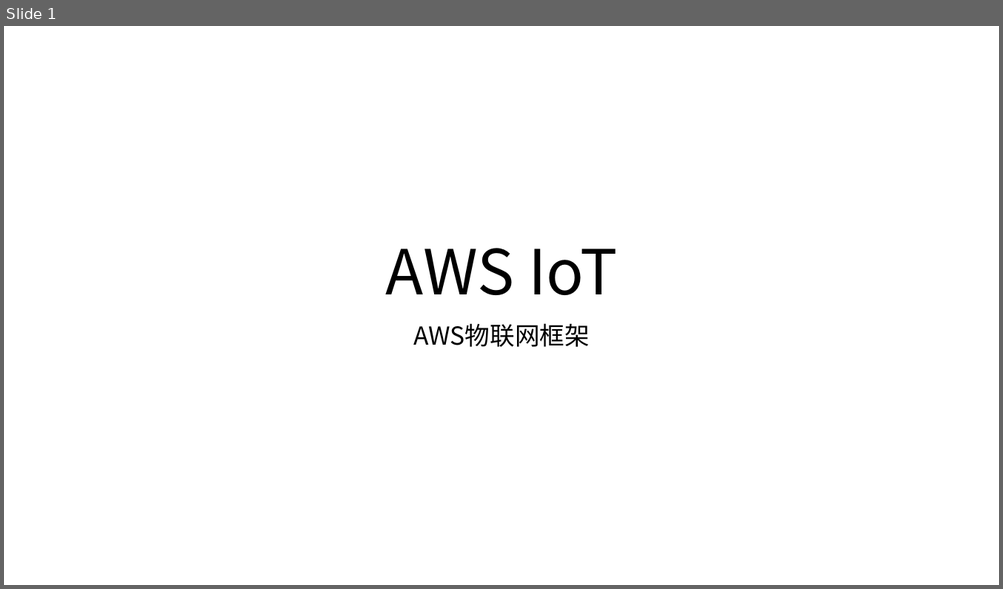
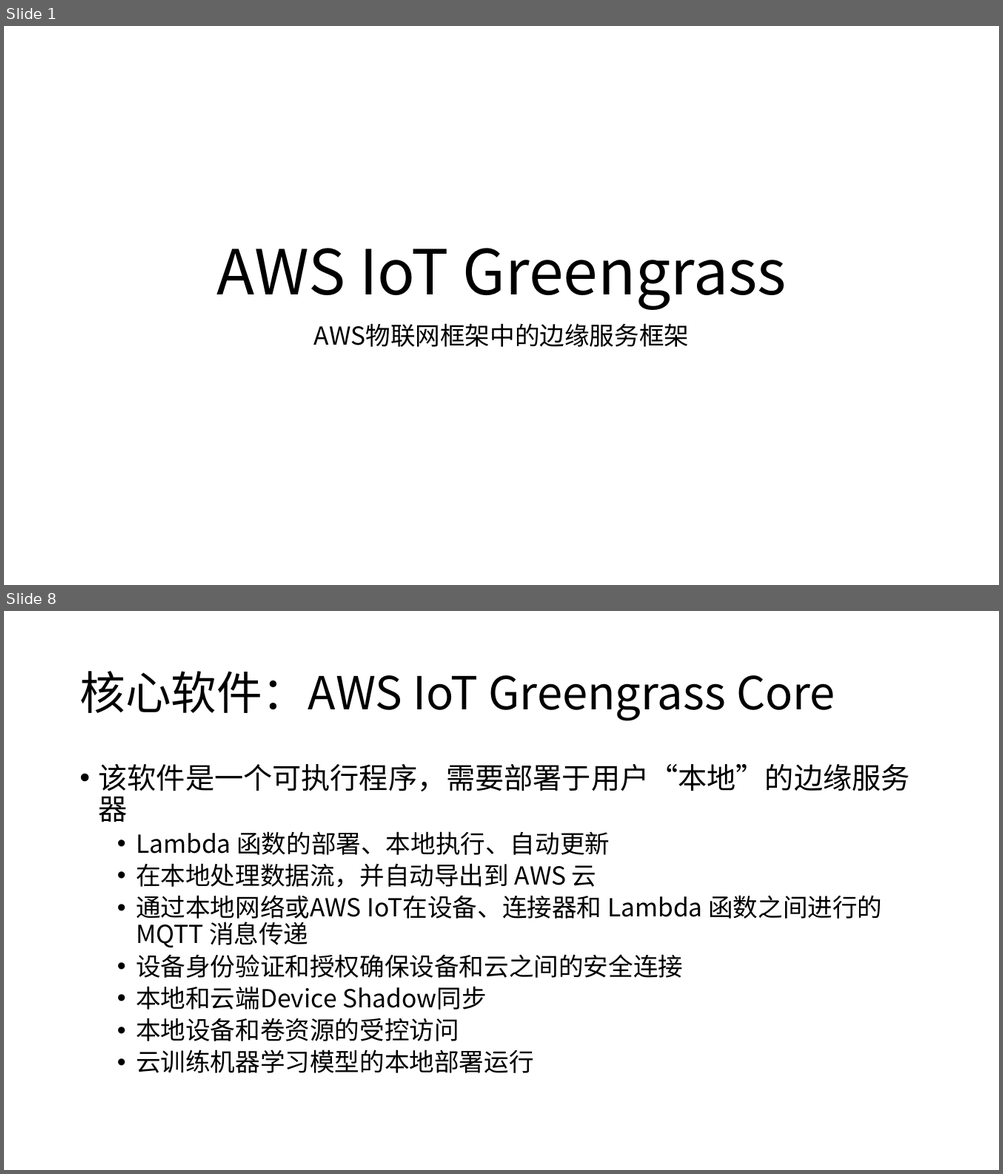
Before and after one commit to yindaheng98/Notebook, a slide deck: 学习笔记/边缘计算/AWSIoT.pptx. Shown one above the other, each under a label of ours: slide 1 before the commit, slides 1 and 8 after it; the slides between them are not shown. The pictures are 1003x589 and 1003x1174 pixels, drawn with LibreOffice and Linux fonts; fonts in the diff are those of the drawing. Boxes give left, top, right and bottom in pixels: in the first picture for what was removed or moved away, otherwise in the second. Text is boxed around its words. In the diff, an @@ line names an element or a change of style, - is before the commit and + after.

```diff
--- a/学习笔记/边缘计算/AWSIoT.pptx
+++ b/学习笔记/边缘计算/AWSIoT.pptx
@@ slide 8 added at box(4, 611, 999, 1170), background #FFFFFF @@
@@ title added at box(79, 671, 835, 721), 44 pt, text #000000 @@
+核心软件：AWS IoT Greengrass Core
@@ text added at box(99, 764, 910, 1073), 24 pt, text #000000 @@
+• 该软件是一个可执行程序，需要部署于用户“本地”的边缘服务器
+  • Lambda 函数的部署、本地执行、自动更新
+  • 在本地处理数据流，并自动导出到 AWS 云
+  • 通过本地网络或AWS IoT在设备、连接器和 Lambda 函数之间进行的 MQTT 消息传递
+  • 设备身份验证和授权确保设备和云之间的安全连接
+  • 本地和云端Device Shadow同步
+  • 本地设备和卷资源的受控访问
+  • 云训练机器学习模型的本地部署运行
@@ slide 1 changed as well @@
@@ title at box(216, 248, 786, 310): text changed @@
-AWS IoT
+AWS IoT Greengrass
@@ subtitle at box(314, 323, 689, 347): text changed @@
-AWS物联网框架
+AWS物联网框架中的边缘服务框架
```
Also in this commit, not shown: 6 other slides added, 2 slides removed.
